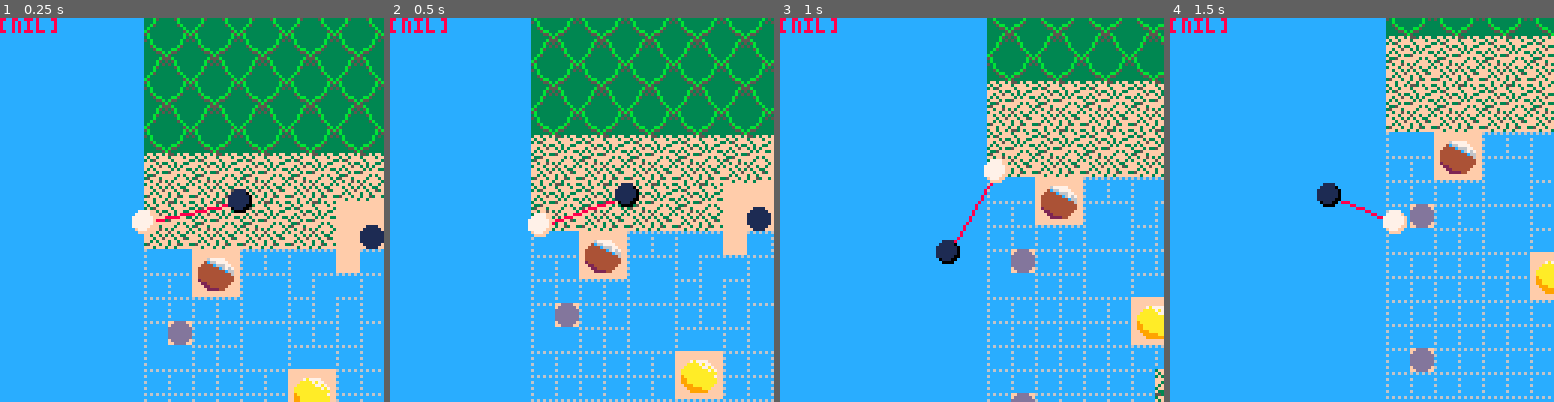
Above: before the commit, frames 1-4 (left to right).
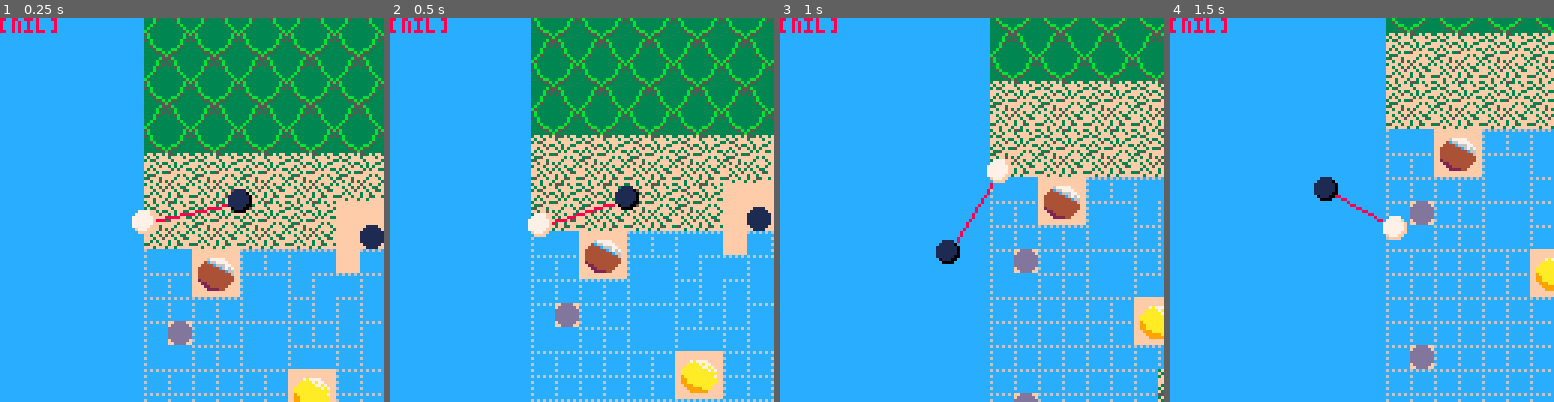
Above: after the commit, the same moments.

Repository: slembcke/ggj22
Game: PICO-8 cartridge ggj22.p8
Same seed, same stepped clock (60 frames per second), same inputs: the game is played once before the commit and once after it.
Inputs:
- Up to frame 1 (0.25 s): no input
- Up to frame 2 (0.5 s): tap X (X key) at 0.33 s
- Up to frame 3 (1 s): tap O (Z key) at 0.7 s
- Up to frame 4 (1.5 s): tap X (X key) at 1.07 s

Frame 1 is identical in both runs. In frame 2, 0.3% of the frame differs, in the area x 45-65%, y 42-54%; in frame 3, 15%, in the area x 45-100%, y 0-100%; in frame 4, 15%.

Commit message:
rope length

Diff:
--- a/ggj22.p8
+++ b/ggj22.p8
@@ -2,8 +2,8 @@
 version 35
 __lua__
 
+rest_len = 32
 function rope_physics(dot0, dot1)
-	local rest_len = 32
 	local dx = dot0.x1 - dot1.x1
 	local dy = dot0.y1 - dot1.y1
 	local len = sqrt(dx*dx + dy*dy)
@@ -56,7 +56,6 @@
 	if wants_to_grab and can_grab then
 		anchor, swing = swing, anchor
 		wants_to_grab = false
-		return
 	end
 
 	anchor.x0 = anchor.x1
@@ -67,11 +66,14 @@
 	swing.m_inv = 1
 
 	-- Apply movement.
-	local inc = 0.02
-	if btn(0) then swing.x1 -= inc end
-	if btn(1) then swing.x1 += inc end
-	if btn(2) then swing.y1 -= inc end
-	if btn(3) then swing.y1 += inc end
+	local x_inc = 0.02
+	if btn(0) then swing.x1 -= x_inc end
+	if btn(1) then swing.x1 += x_inc end
+
+	local len_inc = 0.5;
+	if btn(2) then rest_len -= len_inc end
+	if btn(3) then rest_len += len_inc end
+	rest_len = max(16, min(rest_len, 32))
 
 	-- Apply spring
 	if btn(4) then
